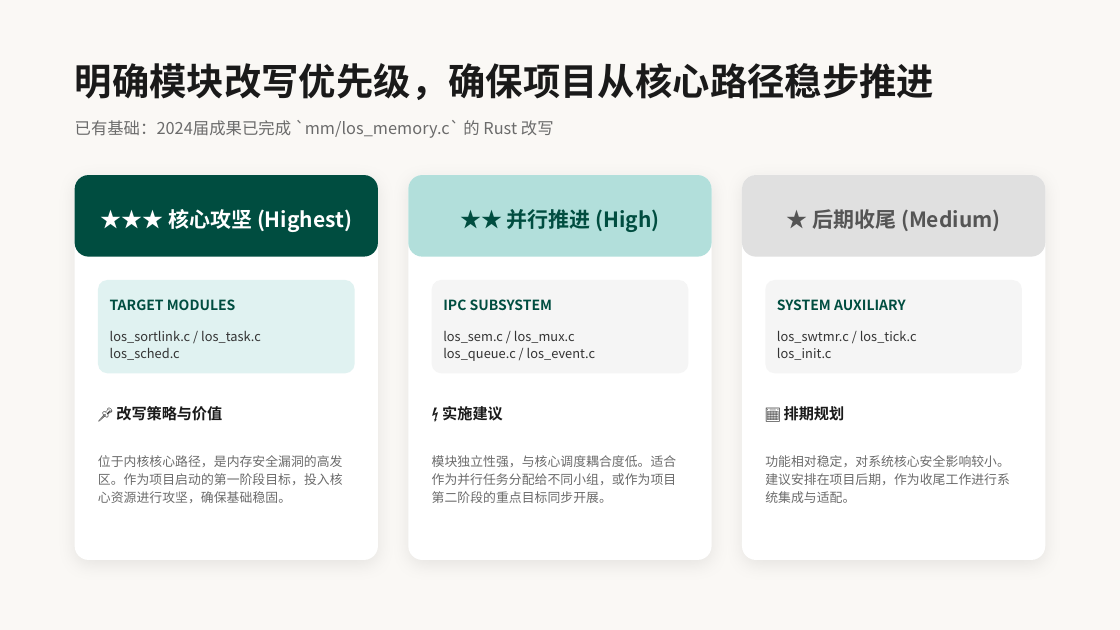
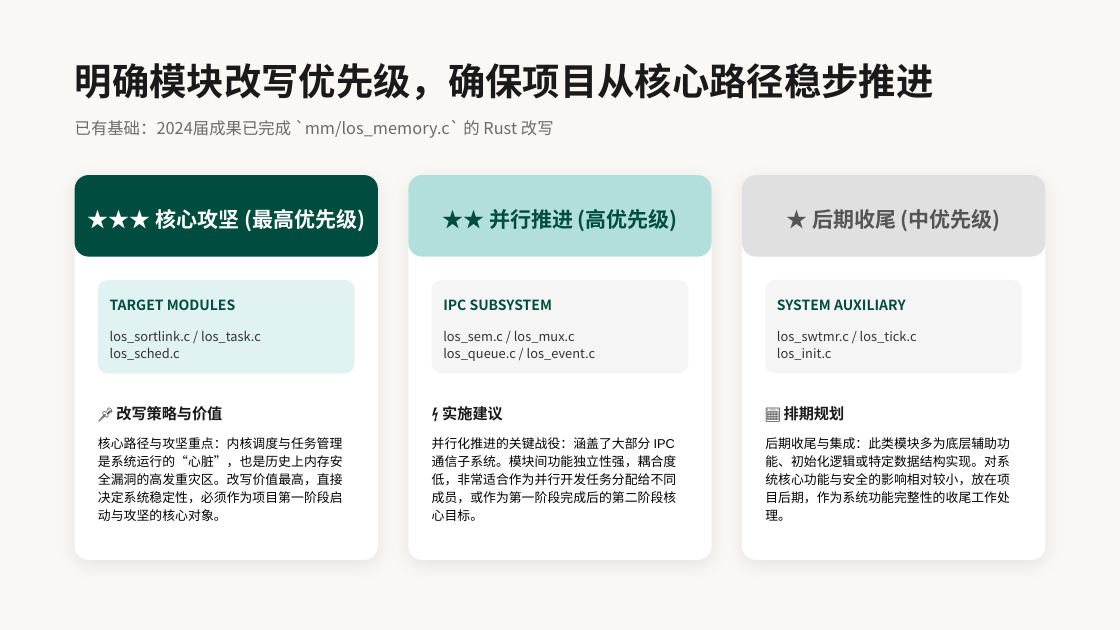
Before and after one commit to OSH-2026/Vexilon, a slide deck: slide 9 of docs/Vexilon项目汇报：基于Rust与IronClaw重构LiteOS-M内核.pptx (slide 17 before the commit). Drawn at 1120x630 pixels with LibreOffice and Linux fonts; fonts in the diff are those of the drawing. Boxes give left, top, right and bottom in pixels: in the first picture for what was removed or moved away, otherwise in the second. Text is boxed around its words. In the diff, an @@ line names an element or a change of style, - is before the commit and + after.

```diff
--- a/docs/Vexilon项目汇报：基于Rust与IronClaw重构LiteOS-M内核.pptx
+++ b/docs/Vexilon项目汇报：基于Rust与IronClaw重构LiteOS-M内核.pptx
@@ text at [155, 209, 365, 231]: text changed @@
-★★★ 核心攻坚 (Highest)
+★★★ 核心攻坚 (最高优先级)
@@ text at [489, 209, 678, 231]: text changed @@
-★★ 并行推进 (High)
+★★ 并行推进 (高优先级)
@@ text at [812, 209, 1001, 231]: text changed @@
-★ 后期收尾 (Medium)
+★ 后期收尾 (中优先级)
@@ text at [98, 437, 343, 521]: text changed; font Noto Sans CJK SC to Arial; text colour #6B6B6B to #000000 @@
-位于内核核心路径，是内存安全漏洞的高发区。作为项目启动的第一阶段目标，投入核心资源进行攻坚，确保基础稳固。
+核心路径与攻坚重点：内核调度与任务管理是系统运行的“心脏”，也是历史上内存安全漏洞的高发重灾区。改写价值最高，直接决定系统稳定性，必须作为项目第一阶段启动与攻坚的核心对象。
@@ text at [432, 437, 677, 521]: text changed; font Noto Sans CJK SC to Arial; text colour #6B6B6B to #000000 @@
-模块独立性强，与核心调度耦合度低。适合作为并行任务分配给不同小组，或作为项目第二阶段的重点目标同步开展。
+并行化推进的关键战役：涵盖了大部分 IPC 通信子系统。模块间功能独立性强，耦合度低，非常适合作为并行开发任务分配给不同成员，或作为第一阶段完成后的第二阶段核心目标。
@@ text at [765, 437, 1010, 521]: text changed; font Noto Sans CJK SC to Arial; text colour #6B6B6B to #000000 @@
-功能相对稳定，对系统核心安全影响较小。建议安排在项目后期，作为收尾工作进行系统集成与适配。
+后期收尾与集成：此类模块多为底层辅助功能、初始化逻辑或特定数据结构实现。对系统核心功能与安全的影响相对较小，放在项目后期，作为系统功能完整性的收尾工作处理。
```
Also in this commit, not shown: 7 other slides changed, 10 slides added, 11 slides removed.
